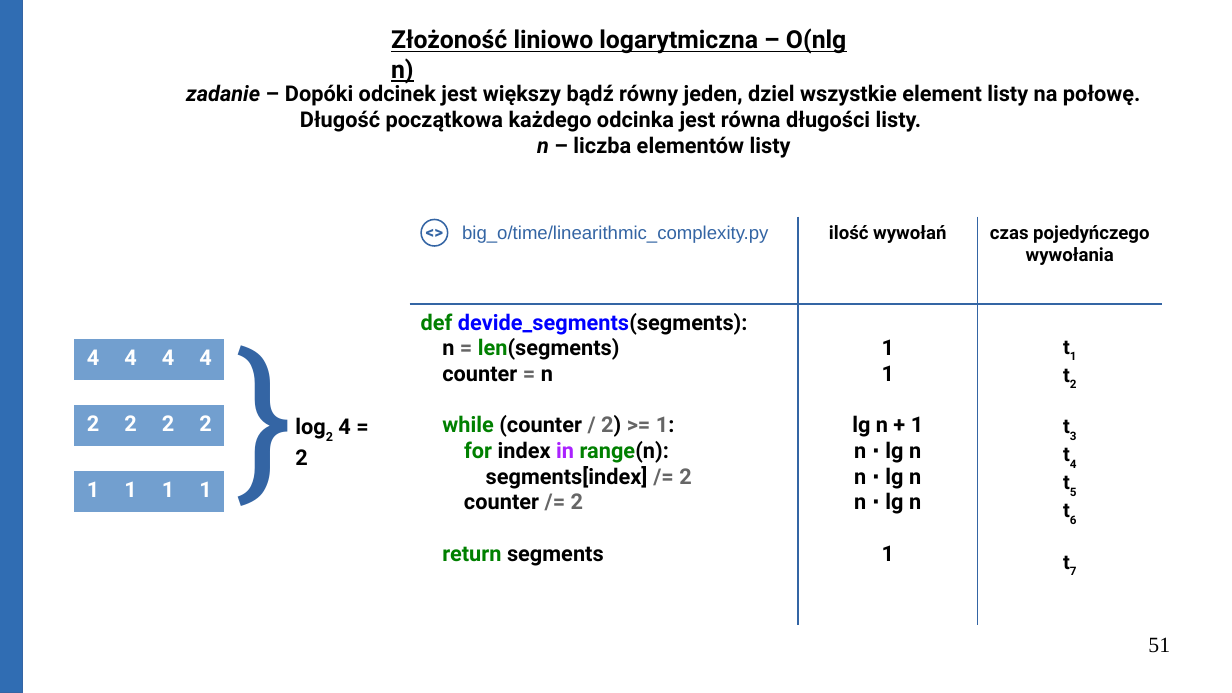
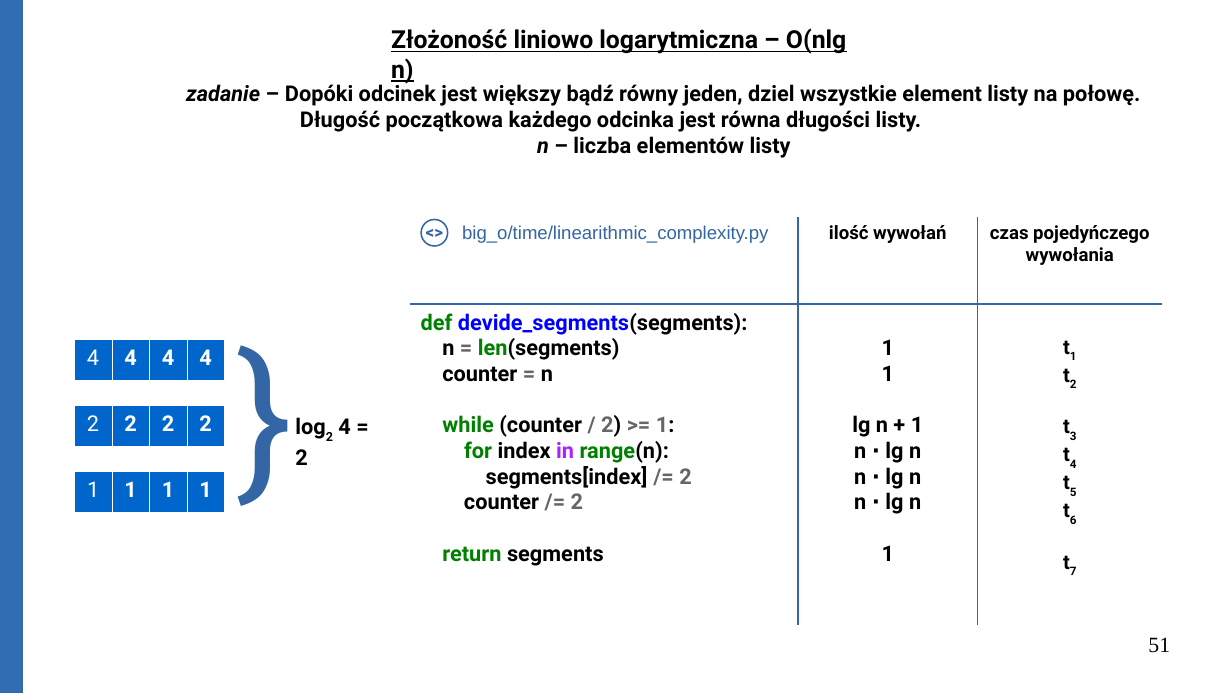
Before and after one commit to Michael-Wisniewski/algorithmic-workshop, a slide deck: slide 51 of Big_O.odp. Drawn at 1232x693 pixels with LibreOffice and Linux fonts; fonts in the diff are those of the drawing. Boxes give left, top, right and bottom in pixels: in the first picture for what was removed or moved away, otherwise in the second. Text is boxed around its words. In the diff, an @@ line names an element or a change of style, - is before the commit and + after.

```diff
--- a/Big_O.odp
+++ b/Big_O.odp
@@ table at (74,340,226,379) @@
@@ fill #729FCF to #0066CC in row 1 @@
@@ bold off in "4" @@
@@ borders changed @@
@@ table at (74,406,226,445) @@
@@ fill #729FCF to #0066CC in row 1 @@
@@ bold off in "2" @@
@@ borders changed @@
@@ table at (75,472,227,511) @@
@@ fill #729FCF to #0066CC in row 1 @@
@@ bold off in "1" @@
@@ borders changed @@
```
Also in this commit, not shown: 23 other slides changed, 3 other files.
